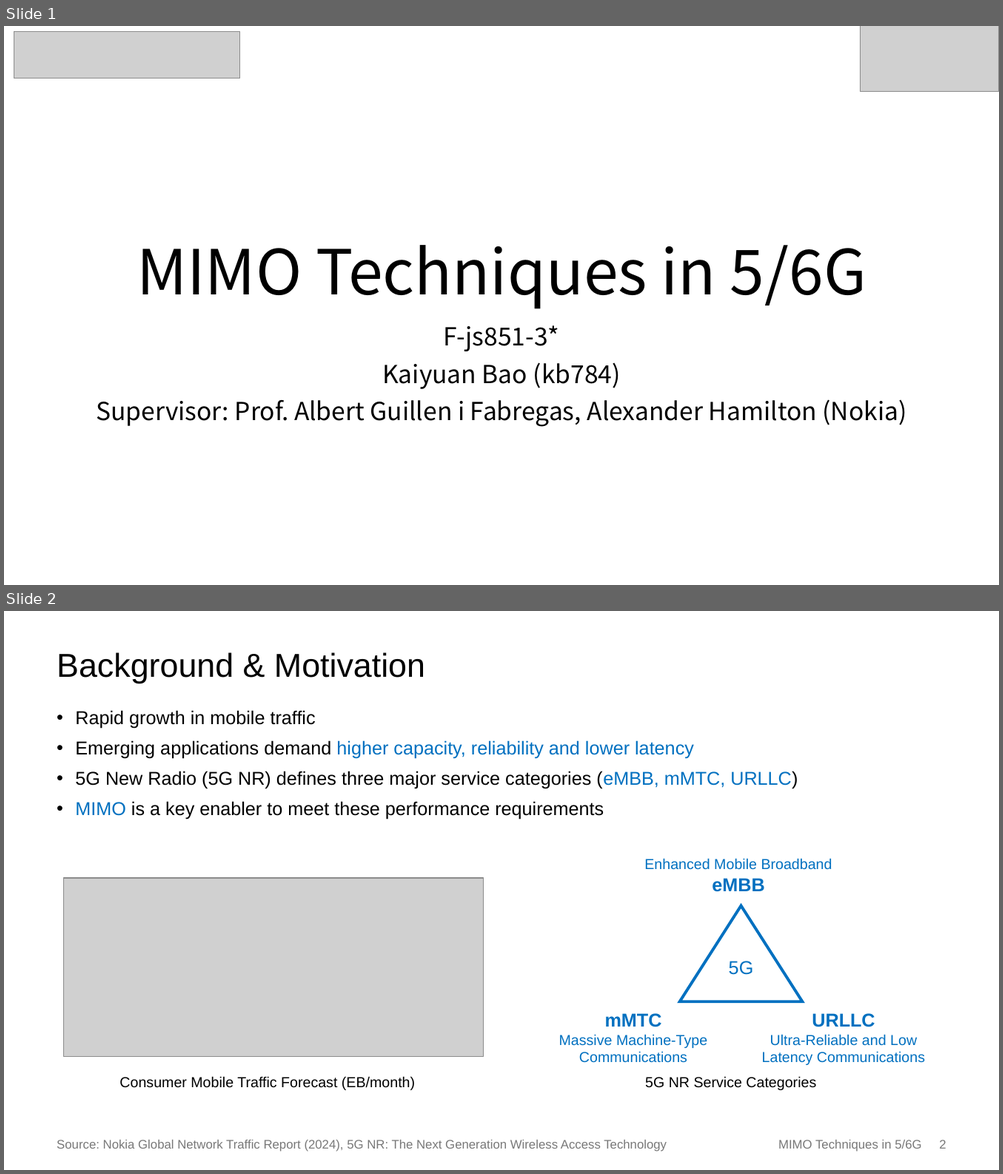
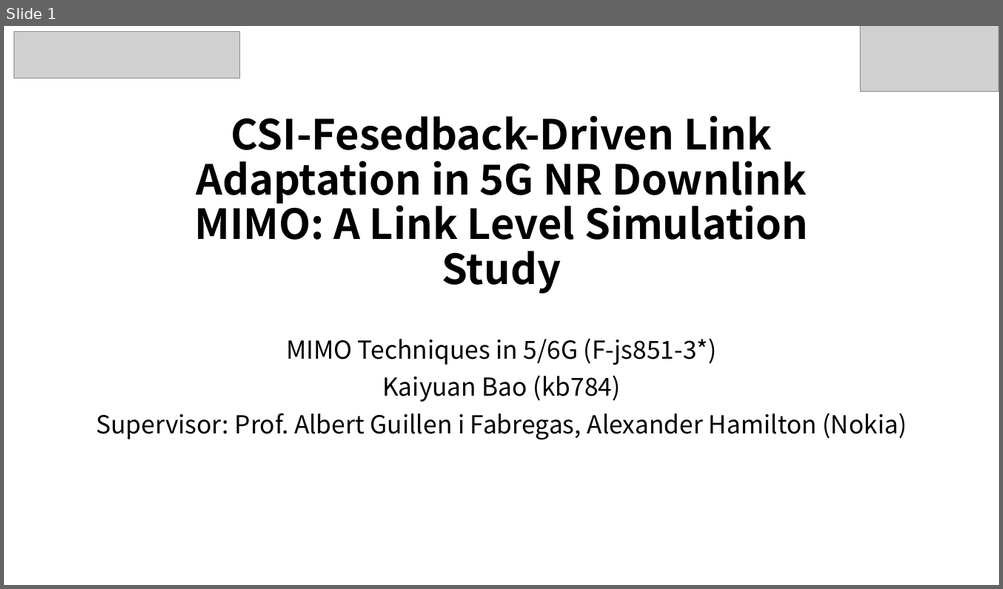
Before and after one commit to Bariumoxid/MIMOTechniques, a slide deck: PPT/Final_PPT/PPT_Final.pptx. Shown one above the other, each under a label of ours: slides 1 and 2 before the commit, slide 1 after it. The pictures are 1003x1174 and 1003x589 pixels, drawn with LibreOffice and Linux fonts; fonts in the diff are those of the drawing; grey boxes stand for pictures. Boxes give left, top, right and bottom in pixels: in the first picture for what was removed or moved away, otherwise in the second. Text is boxed around its words. In the diff, an @@ line names an element or a change of style, - is before the commit and + after.

```diff
--- a/PPT/Final_PPT/PPT_Final.pptx
+++ b/PPT/Final_PPT/PPT_Final.pptx
@@ slide 2 removed at box(4, 611, 999, 1170), background #FFFFFF @@
@@ title removed at box(57, 652, 425, 684) @@
-Background & Motivation
@@ text removed at box(75, 710, 797, 820) @@
-• Rapid growth in mobile traffic
-• Emerging applications demand higher capacity, reliability and lower latency
-• 5G New Radio (5G NR) defines three major service categories (eMBB, mMTC, URLLC)
-• MIMO is a key enabler to meet these performance requirements
@@ text removed at box(644, 858, 832, 892) @@
-Enhanced Mobile Broadband
-eMBB
@@ picture removed at box(64, 878, 483, 1056) @@
@@ triangle removed at box(679, 906, 802, 1002) @@
@@ text removed at box(728, 961, 754, 975) @@
-5G
@@ text removed at box(559, 1014, 707, 1063) @@
-mMTC
-Massive Machine-Type Communications
@@ text removed at box(762, 1014, 925, 1065) @@
-URLLC
-Ultra-Reliable and Low Latency Communications
@@ text removed at box(119, 1076, 415, 1091) @@
-Consumer Mobile Traffic Forecast (EB/month)
@@ text removed at box(645, 1076, 816, 1091) @@
-5G NR Service Categories
@@ text removed at box(57, 1140, 666, 1152) @@
-Source: Nokia Global Network Traffic Report (2024), 5G NR: The Next Generation Wireless Access Technology
@@ text removed at box(778, 1140, 945, 1152) @@
-MIMO Techniques in 5/6G 2
@@ slide 1 changed as well @@
@@ title at box(194, 116, 808, 294): text changed; size 60 to 40 pt; bold on @@
-MIMO Techniques in 5/6G
+CSI-Fesedback-Driven Link Adaptation in 5G NR Downlink MIMO: A Link Level Simulation Study
@@ subtitle "MIMO Techniques in 5/6G (F-js851-3*)": place and size @@
-subtitle "MIMO Techniques in 5/6G (F-js851-3*)" at box(96, 326, 907, 427)
+subtitle "MIMO Techniques in 5/6G (F-js851-3*)" at box(96, 338, 907, 440)
@@ subtitle at box(286, 338, 717, 365): text changed @@
-F-js851-3*
+MIMO Techniques in 5/6G (F-js851-3*)
```
Also in this commit, not shown: 2 other slides changed, 5 slides added, 5 other slides removed.
